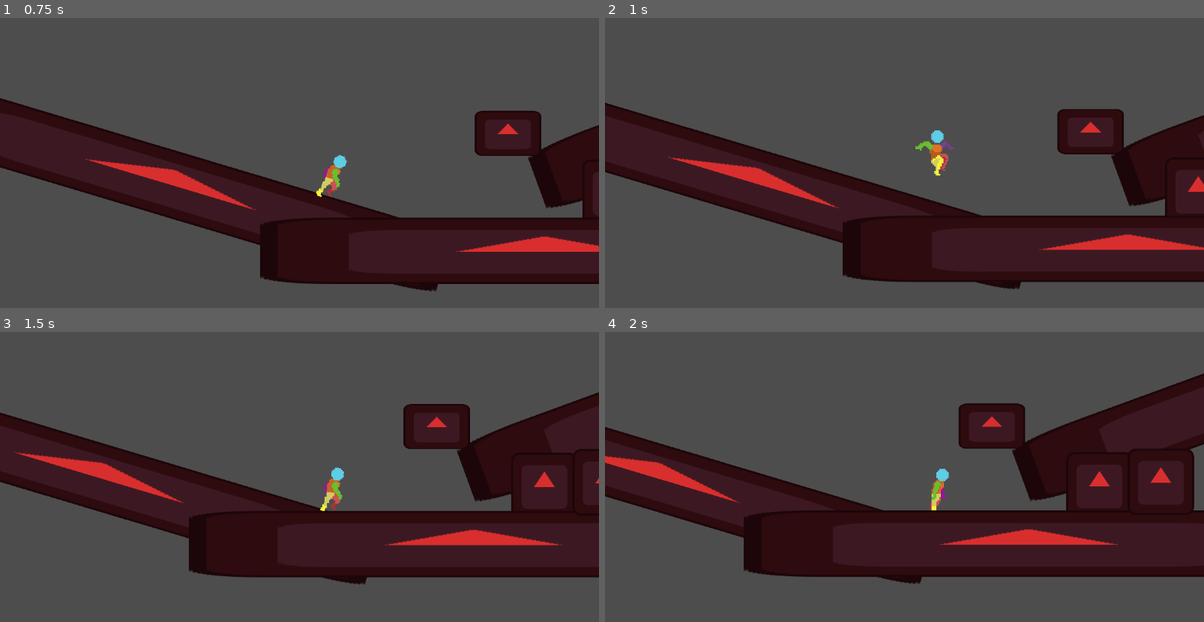
Above: before the commit, frames 1-4 (two rows, left to right).
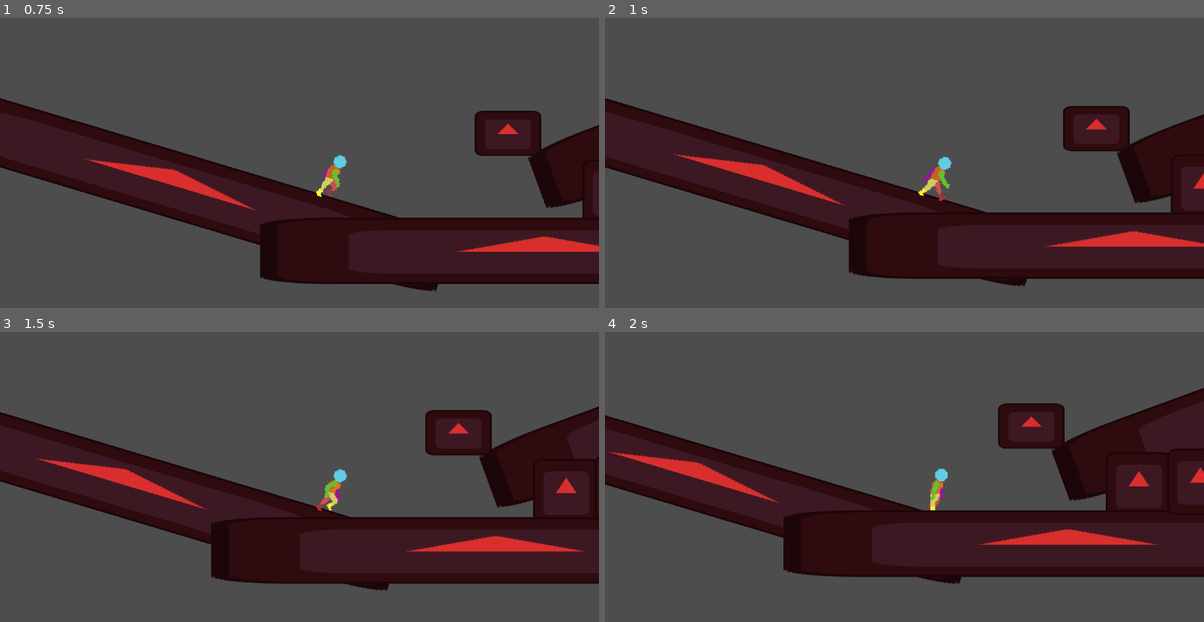
Above: after the commit, the same moments.

Repository: TatusFilipek/GodotTryEndError
Game: Godot game, scene res://scenes/main.tscn
Same seed, same stepped clock (60 frames per second), same inputs: the game is played once before the commit and once after it. The engine's default icon, where the game draws it, is replaced by a stand-in: a white triangle on a blue panel in a dark square.
Inputs (mouse positions are in pixels of both pictures, inside the frame that each line leads up to):
- Up to frame 1 (0.75 s): move the mouse to (431, 122) at 0.52 s; hold D (moveRight) from 0.53 s (still down); hold Right mouse button (feint, bound only after the commit) from 0.53 s (still down); tap Q (dash, bound only after the commit) at 0.6 s
- Up to frame 2 (1 s): keep holding D (moveRight); keep holding Right mouse button (feint, bound only after the commit); tap Space (jump) at 0.77 s
- Up to frame 3 (1.5 s): keep holding D (moveRight); move the mouse to (179, 471) at 1.27 s; release Right mouse button (feint, bound only after the commit) at 1.28 s; right-click (179, 471) at 1.35 s
- Up to frame 4 (2 s): keep holding D (moveRight); tap Space (jump) at 1.52 s; tap Q (dash, bound only after the commit) at 1.55 s

Frame 1 is identical in both runs. In frame 2, 6.2% of the frame differs, in the area x 0-100%, y 27-94%; in frame 3, 8.5%; in frame 4, 13%, in the area x 0-100%, y 14-87%.
Error after the commit: Trying to assign value of type 'Node2D' to a variable of type 'state.gd'. (res://scripts/stateMachine.gd:28)

Commit message:
dodawanie dashowania i rollowania cz.2

Diff:
--- a/project.godot
+++ b/project.godot
@@ -57,6 +57,16 @@
 "events": [Object(InputEventMouseButton,"resource_local_to_scene":false,"resource_name":"","device":-1,"window_id":0,"a …(257 unchanged characters)…
 ]
 }
+dash={
+"deadzone": 0.2,
+"events": [Object(InputEventKey,"resource_local_to_scene":false,"resource_name":"","device":-1,"window_id":0,"alt_pressed":false,"shift_pressed":false,"ctrl_pressed":false,"meta_pressed":false,"pressed":false,"keycode":0,"physical_keycode":81,"key_label":0,"unicode":113,"location":0,"echo":false,"script":null)
+]
+}
+feint={
+"deadzone": 0.2,
+"events": [Object(InputEventMouseButton,"resource_local_to_scene":false,"resource_name":"","device":-1,"window_id":0,"alt_pressed":false,"shift_pressed":false,"ctrl_pressed":false,"meta_pressed":false,"button_mask":0,"position":Vector2(367, 12),"global_position":Vector2(376, 60),"factor":1.0,"button_index":2,"canceled":false,"pressed":true,"double_click":false,"script":null)
+]
+}
 
 [physics]
 
--- a/scripts/airStates.gd
+++ b/scripts/airStates.gd
@@ -26,6 +26,10 @@
 		machine.change_state("LedgeGrab")
 		return
 
+	if Input.is_action_just_pressed("dash") and not core.dashing and not core.rolling and core.dashUses > 0:
+		machine.change_state("Dash")
+		return
+
 	core.velocity.y += core.CalcGravity() * _delta; # Gravity
 
 	VariableJumpHeight()
--- a/scripts/dash.gd
+++ b/scripts/dash.gd
@@ -2,6 +2,8 @@
 class_name Dash
 
 var dashDirection : Vector2
+var playerPositionStart : Vector2
+var playerPositionEnd : Vector2
 
 func enter() -> void:
 	super.enter()
@@ -11,11 +13,17 @@
 
 	core.dashCooldownTimer = core.dashCooldown
 	core.dashUses -= 1
+	core.dashTimer = core.dashDuration
 
+	#fix direction calculation
 	dashDirection.x = core.MovementDirection()
 	dashDirection.y = core.LookDirection()
 
+	#turn off player sticking to ground and such
+
 	dashDirection = dashDirection.normalized()
+
+	core.velocity = dashDirection * core.dashVelocity
 
 	pass
 
@@ -29,5 +37,13 @@
 	super.physics_update(_delta)
 	if not isActive: return
 
+	if core.dashTimer <= 0:
+		machine.change_state("Idle")
+		return
+	else:
+		core.dashTimer -= _delta
 
+	if Input.is_action_pressed("feint"):
+		machine.change_state("Roll")
+		return
 	pass
--- a/scripts/groundStates.gd
+++ b/scripts/groundStates.gd
@@ -25,6 +25,10 @@
 		machine.change_state("Jump")
 		return
 
+	if Input.is_action_just_pressed("dash") and not core.dashing and not core.rolling and core.dashUses > 0:
+		machine.change_state("Dash")
+		return
+
 	if core.is_on_wall():
 		machine.change_state("WallTouch")
 		return
--- a/scripts/player.gd
+++ b/scripts/player.gd
@@ -15,12 +15,13 @@
 @export var jumpForce = 150
 @export var jumpVelocityCut = 0.3
 
-@export var dashVelocity = 350
+@export var dashVelocity = 600
 @export var dashCooldown = 1.5
 @export var dashGroundUses = 2
 @export var dashInAirUses = 1
-@export var dashLen = 150
+@export var dashDuration = .5
 var dashCooldownTimer = 0
+var dashTimer = 0
 var dashUses = 0
 
 @export var normalGravityMult = 10.0
@@ -93,16 +94,12 @@
 		else:
 			dashUses = dashInAirUses
 
-	#if Input.is_action_just_pressed("dash") and not dashing and not rolling:
-
-	print(dashUses)
-
 func MovementDirection() -> float:
 	var movementDirection = Input.get_axis("moveLeft", "moveRight")
 	return movementDirection
 
 func LookDirection() -> float:
-	var lookDirection = Input.get_axis("moveDown", "moveUp")
+	var lookDirection = Input.get_axis("moveUp", "moveDown")
 	return lookDirection
 
 func GetSpriteOrientation() -> void:
